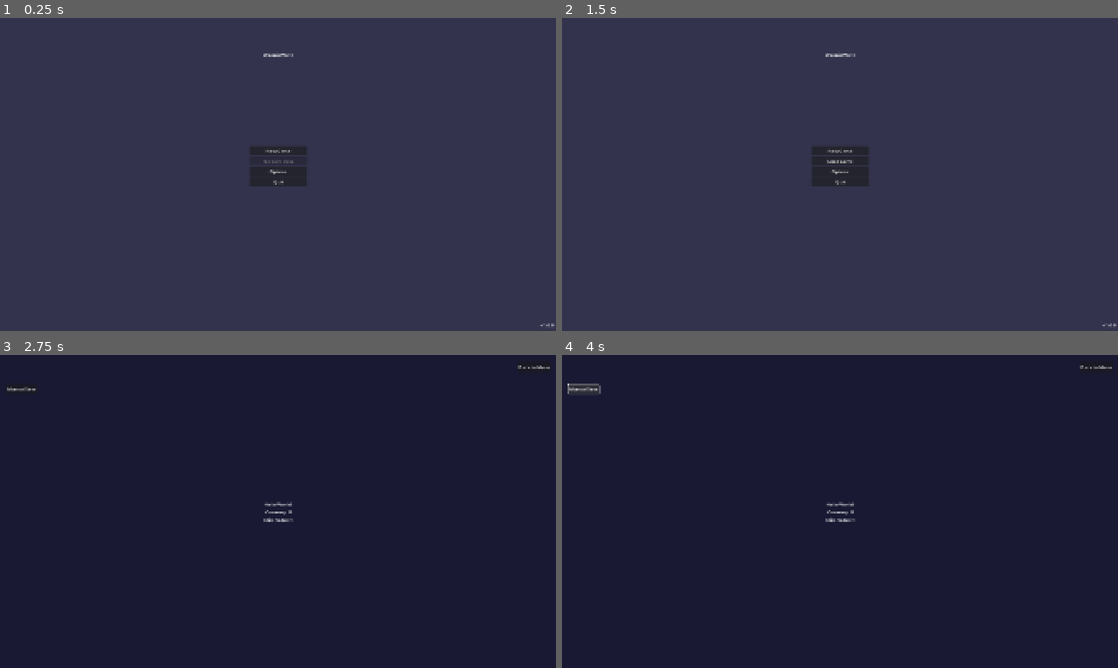
Above: before the commit, frames 1-4 (two rows, left to right).
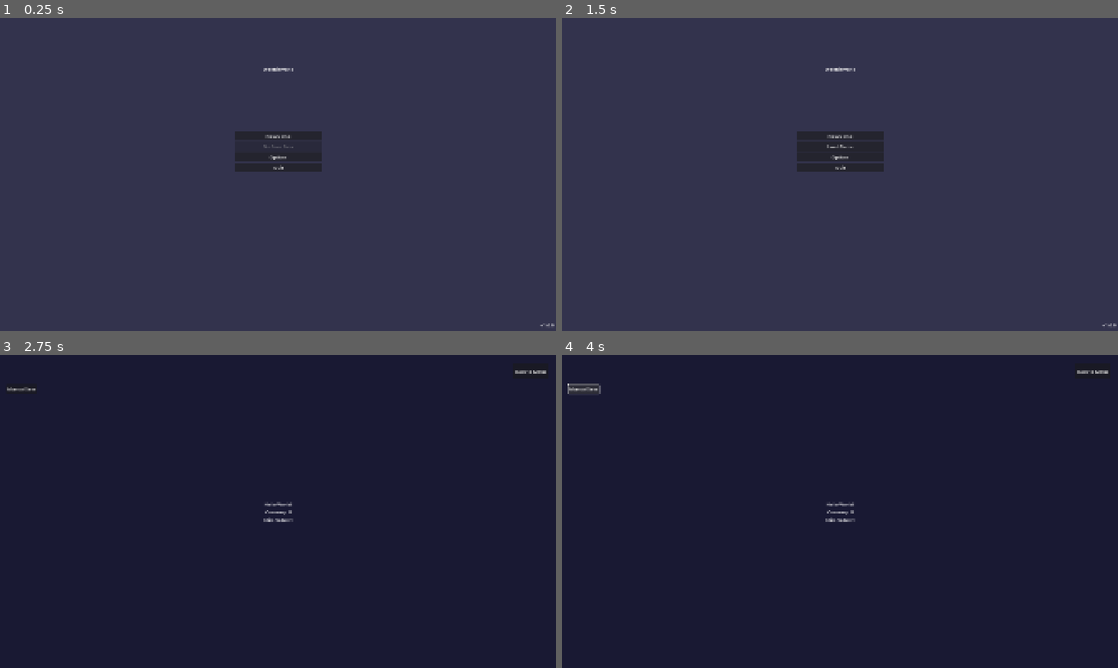
Above: after the commit, the same moments.

Repository: aaronleebrooks/weenieworld
Game: Godot game, scene res://scenes/main_menu/MainMenu.tscn
The game is run twice, just before and just after one commit, with the same random seed, the same clock (stepped at 60 frames per second) and the same inputs.
Inputs:
- Up to frame 1 (0.25 s): no input
- Up to frame 2 (1.5 s): click "New Game" at 0.5 s; click "Back to Menu" at 1.25 s
- Up to frame 3 (2.75 s): click "New Game" at 2 s
- Up to frame 4 (4 s): click "Manual Save" at 2.75 s

The runs differ from the first frame. In frame 1, 1.4% of the frame differs, in the area x 42-58%, y 11-54%; in frame 2, 1.6%; in frame 3, less than 0.1%; in frame 4, less than 0.1%.

Commit message:
Improve all menu layouts for better mobile/vertical usability - larger modals, better spacing, and touch-friendly buttons

Diff:
--- a/scenes/game/Game.tscn
+++ b/scenes/game/Game.tscn
@@ -27,10 +27,10 @@
 anchor_top = 0.5
 anchor_right = 0.5
 anchor_bottom = 0.5
-offset_left = -100.0
-offset_top = -25.0
-offset_right = 100.0
-offset_bottom = 25.0
+offset_left = -150.0
+offset_top = -50.0
+offset_right = 150.0
+offset_bottom = 50.0
 grow_horizontal = 2
 grow_vertical = 2
 text = "Hello World!"
@@ -42,9 +42,9 @@
 anchors_preset = 1
 anchor_left = 1.0
 anchor_right = 1.0
-offset_left = -100.0
-offset_top = 20.0
-offset_right = -20.0
-offset_bottom = 60.0
+offset_left = -150.0
+offset_top = 30.0
+offset_right = -30.0
+offset_bottom = 80.0
 grow_horizontal = 0
 text = "Back to Menu"
--- a/scenes/main_menu/MainMenu.tscn
+++ b/scenes/main_menu/MainMenu.tscn
@@ -25,10 +25,10 @@
 anchors_preset = 5
 anchor_left = 0.5
 anchor_right = 0.5
-offset_left = -100.0
-offset_top = 100.0
-offset_right = 100.0
-offset_bottom = 150.0
+offset_left = -150.0
+offset_top = 150.0
+offset_right = 150.0
+offset_bottom = 200.0
 grow_horizontal = 2
 text = "WeenieWorld"
 horizontal_alignment = 1
@@ -41,10 +41,10 @@
 anchor_top = 0.5
 anchor_right = 0.5
 anchor_bottom = 0.5
-offset_left = -100.0
-offset_top = -100.0
-offset_right = 100.0
-offset_bottom = 100.0
+offset_left = -150.0
+offset_top = -150.0
+offset_right = 150.0
+offset_bottom = 150.0
 grow_horizontal = 2
 grow_vertical = 2
 
--- a/scenes/ui/ConfirmationDialog.tscn
+++ b/scenes/ui/ConfirmationDialog.tscn
@@ -23,20 +23,20 @@
 anchor_top = 0.5
 anchor_right = 0.5
 anchor_bottom = 0.5
-offset_left = -200.0
-offset_top = -120.0
-offset_right = 200.0
-offset_bottom = 120.0
+offset_left = -250.0
+offset_top = -150.0
+offset_right = 250.0
+offset_bottom = 150.0
 
 [node name="Title" type="Label" parent="DialogPanel"]
 layout_mode = 1
 anchors_preset = 5
 anchor_left = 0.5
 anchor_right = 0.5
-offset_left = -50.0
-offset_top = 20.0
-offset_right = 50.0
-offset_bottom = 50.0
+offset_left = -80.0
+offset_top = 30.0
+offset_right = 80.0
+offset_bottom = 70.0
 text = "Delete Save?"
 horizontal_alignment = 1
 
@@ -47,10 +47,10 @@
 anchor_top = 0.5
 anchor_right = 0.5
 anchor_bottom = 0.5
-offset_left = -100.0
-offset_top = -20.0
-offset_right = 100.0
-offset_bottom = 20.0
+offset_left = -150.0
+offset_top = -30.0
+offset_right = 150.0
+offset_bottom = 30.0
 text = "Are you sure you want to delete this save file? This action cannot be undone."
 horizontal_alignment = 1
 vertical_alignment = 1
@@ -63,10 +63,10 @@
 anchor_top = 1.0
 anchor_right = 0.5
 anchor_bottom = 1.0
-offset_left = -150.0
-offset_top = -40.0
-offset_right = 150.0
-offset_bottom = -10.0
+offset_left = -200.0
+offset_top = -50.0
+offset_right = 200.0
+offset_bottom = -20.0
 
 [node name="NoButton" type="Button" parent="DialogPanel/ButtonContainer"]
 layout_mode = 2
--- a/scenes/ui/SaveSelectionMenu.gd
+++ b/scenes/ui/SaveSelectionMenu.gd
@@ -35,8 +35,8 @@
 	# Create containers for each save file
 	for save_info in save_files:
 		var save_container = HBoxContainer.new()
-		save_container.custom_minimum_size = Vector2(0, 70)
-		save_container.add_theme_constant_override("separation", 10)
+		save_container.custom_minimum_size = Vector2(0, 90)
+		save_container.add_theme_constant_override("separation", 15)
 		save_container.size_flags_horizontal = Control.SIZE_EXPAND_FILL
 
 		# Create load button
@@ -44,7 +44,7 @@
 		var formatted_time = format_timestamp(save_info["time"])
 		load_button.text = save_info["name"] + "\n" + formatted_time
 		load_button.size_flags_horizontal = Control.SIZE_EXPAND_FILL
-		load_button.custom_minimum_size = Vector2(0, 60)
+		load_button.custom_minimum_size = Vector2(0, 80)
 		load_button.pressed.connect(_on_save_selected.bind(save_info))
 		save_container.add_child(load_button)
 		save_buttons.append(load_button)
@@ -52,7 +52,7 @@
 		# Create delete button
 		var delete_button = Button.new()
 		delete_button.text = "X"
-		delete_button.custom_minimum_size = Vector2(50, 60)
+		delete_button.custom_minimum_size = Vector2(60, 80)
 		delete_button.add_theme_color_override("font_color", Color.RED)
 		delete_button.add_theme_color_override("font_hover_color", Color.RED)
 		delete_button.pressed.connect(_on_delete_save_pressed.bind(save_info))
--- a/scenes/ui/SaveSelectionMenu.tscn
+++ b/scenes/ui/SaveSelectionMenu.tscn
@@ -23,20 +23,20 @@
 anchor_top = 0.5
 anchor_right = 0.5
 anchor_bottom = 0.5
-offset_left = -250.0
-offset_top = -200.0
-offset_right = 250.0
-offset_bottom = 200.0
+offset_left = -300.0
+offset_top = -300.0
+offset_right = 300.0
+offset_bottom = 300.0
 
 [node name="Title" type="Label" parent="MenuPanel"]
 layout_mode = 1
 anchors_preset = 5
 anchor_left = 0.5
 anchor_right = 0.5
-offset_left = -50.0
-offset_top = 20.0
-offset_right = 50.0
-offset_bottom = 50.0
+offset_left = -80.0
+offset_top = 30.0
+offset_right = 80.0
+offset_bottom = 70.0
 text = "Load Game"
 horizontal_alignment = 1
 
@@ -45,10 +45,10 @@
 anchors_preset = 15
 anchor_right = 1.0
 anchor_bottom = 1.0
-offset_left = 20.0
-offset_top = 60.0
-offset_right = -20.0
-offset_bottom = -60.0
+offset_left = 30.0
+offset_top = 80.0
+offset_right = -30.0
+offset_bottom = -80.0
 
 [node name="SaveListContainer" type="VBoxContainer" parent="MenuPanel/SaveList"]
 layout_mode = 2
Not shown, changed: PHASE_1_DETAILED.md
